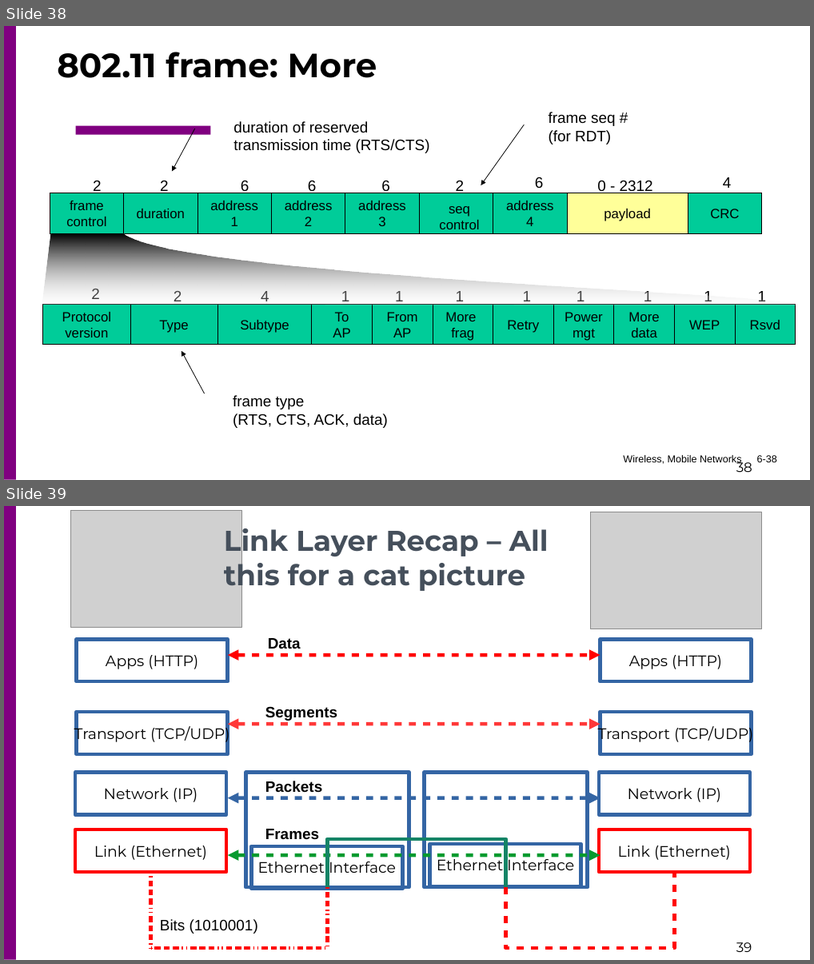
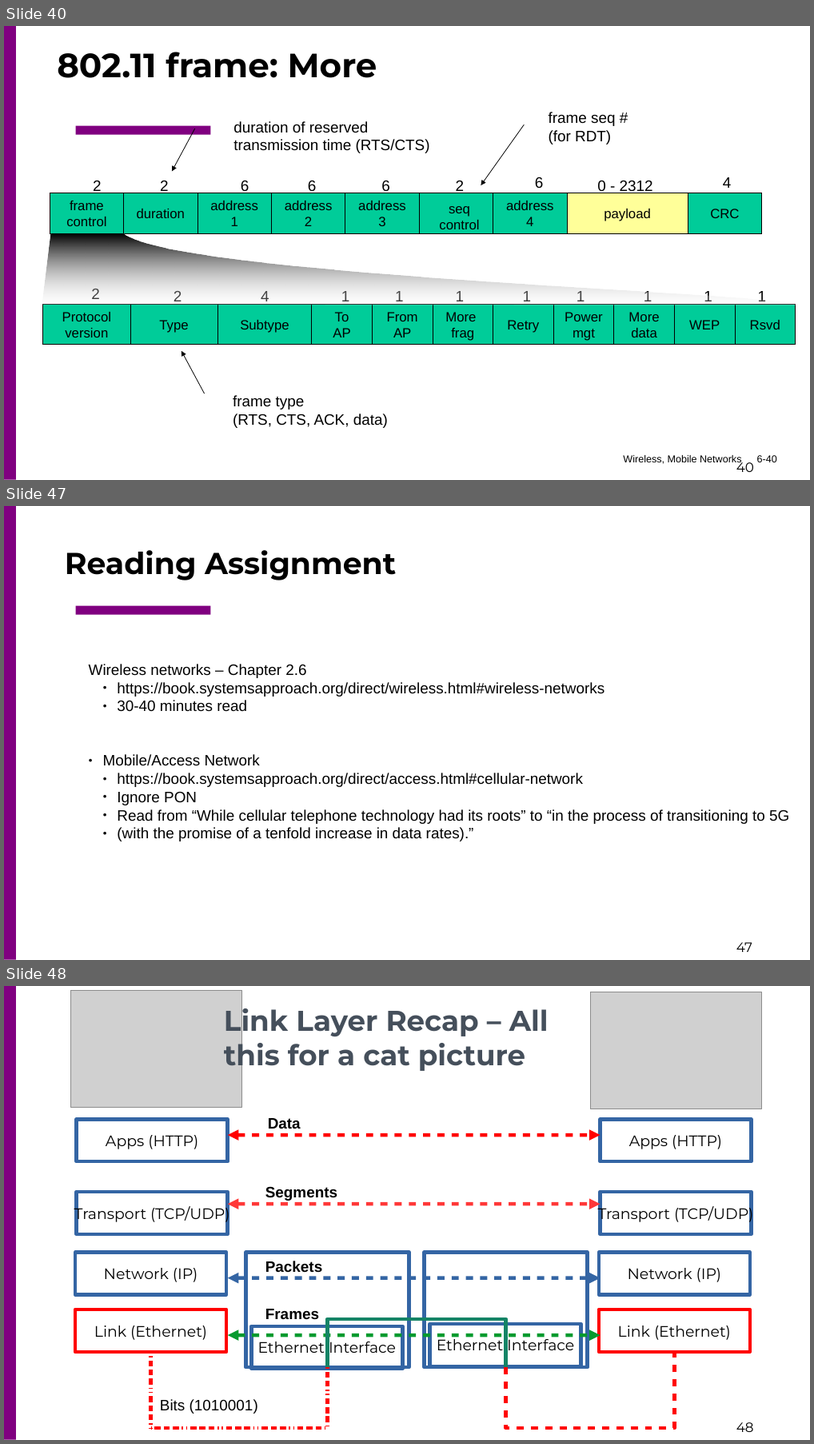
Before and after one commit to csc4200/csc4200.github.io, a slide deck: docs/lectures_source/class_slides-5.odp. Shown one above the other, each under a label of ours: slides 38 and 39 before the commit, slides 40, 47 and 48 after it; the slides between them are not shown. The pictures are 814x964 and 814x1444 pixels, drawn with LibreOffice and Linux fonts; fonts in the diff are those of the drawing; grey boxes stand for pictures. Boxes give left, top, right and bottom in pixels: in the first picture for what was removed or moved away, otherwise in the second. Text is boxed around its words. In the diff, an @@ line names an element or a change of style, - is before the commit and + after.

```diff
--- a/docs/lectures_source/class_slides-5.odp
+++ b/docs/lectures_source/class_slides-5.odp
@@ slide 47 added at (4, 506, 810, 960), background #FFFFFF; not listed: 3 template elements that a slide beside it also shows @@
@@ title added at (65, 550, 396, 580), 36 pt, text #000000, bold @@
+Reading Assignment
@@ text added at (89, 664, 790, 841), 18 pt, text #000000 @@
+Wireless networks – Chapter 2.6
+  ● https://book.systemsapproach.org/direct/wireless.html#wireless-networks
+  ● 30-40 minutes read
+● Mobile/Access Network
+  ● https://book.systemsapproach.org/direct/access.html#cellular-network
+  ● Ignore PON
+  ● Read from “While cellular telephone technology had its roots” to “in the process of transitioning to 5G
+  ● (with the promise of a tenfold increase in data rates).”
@@ what was slide 38 is now slide 40 @@
@@ page number at (758, 455, 778, 462): text changed @@
-6-38
+6-40
@@ page number at (737, 459, 754, 472): text changed @@
-38
+40
@@ what was slide 39 is now slide 48 @@
@@ page number at (737, 1422, 754, 1432): text changed @@
-39
+48
```
Also in this commit, not shown: 2 slides changed, 8 other slides added, 9 other files.
